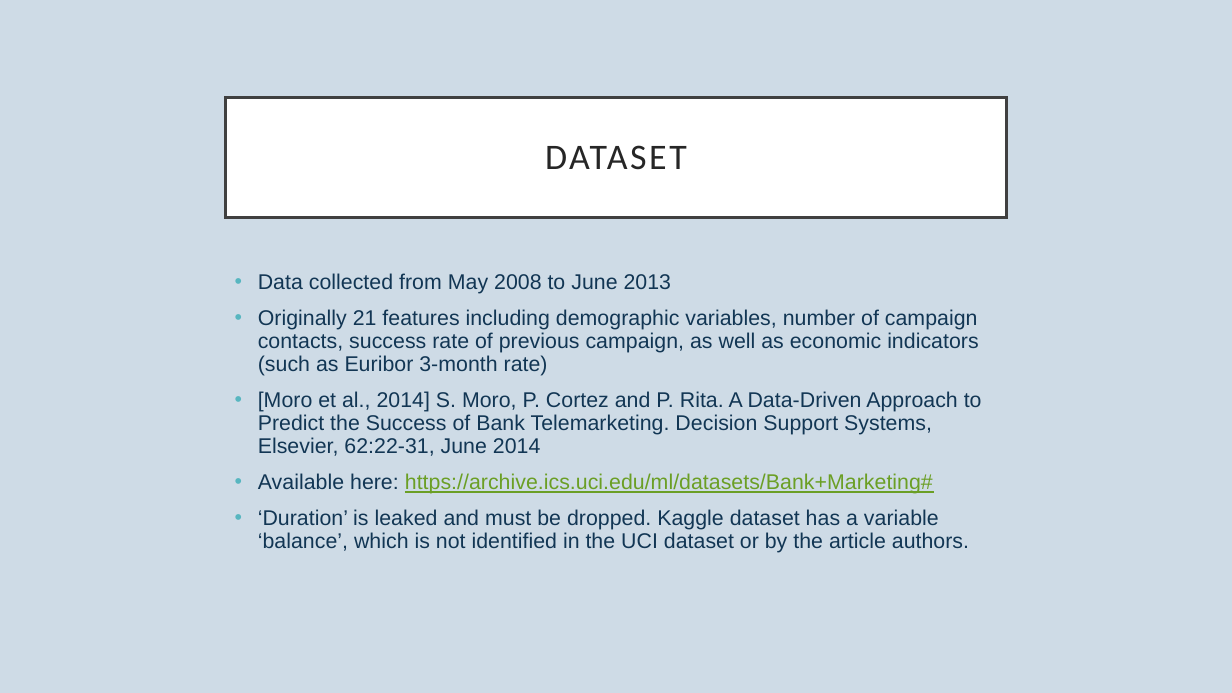
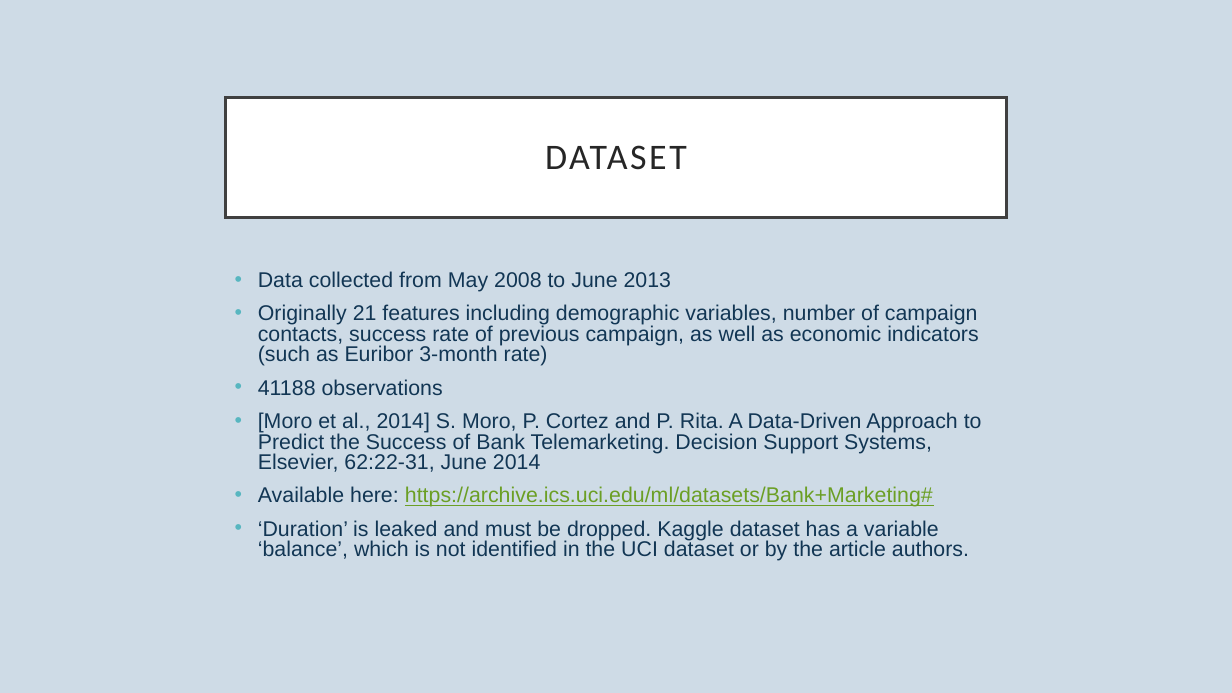
Before and after one commit to dapopov-st/bank-marketing-predicting-term-deposit-subscription, a slide deck: slide 2 of BankMarketing.pptx. Drawn at 1232x693 pixels with LibreOffice and Linux fonts; fonts in the diff are those of the drawing. Boxes give left, top, right and bottom in pixels: in the first picture for what was removed or moved away, otherwise in the second. Text is boxed around its words. In the diff, an @@ line names an element or a change of style, - is before the commit and + after.

```diff
--- a/BankMarketing.pptx
+++ b/BankMarketing.pptx
@@ text at <box>258,271,982,561</box>: line spacing 0.9 to 0.8 @@
@@ text at <box>258,379,443,395</box>: paragraph added @@
+• 41188 observations
```
Also in this commit, not shown: 1 other slide changed, 1 other file.
